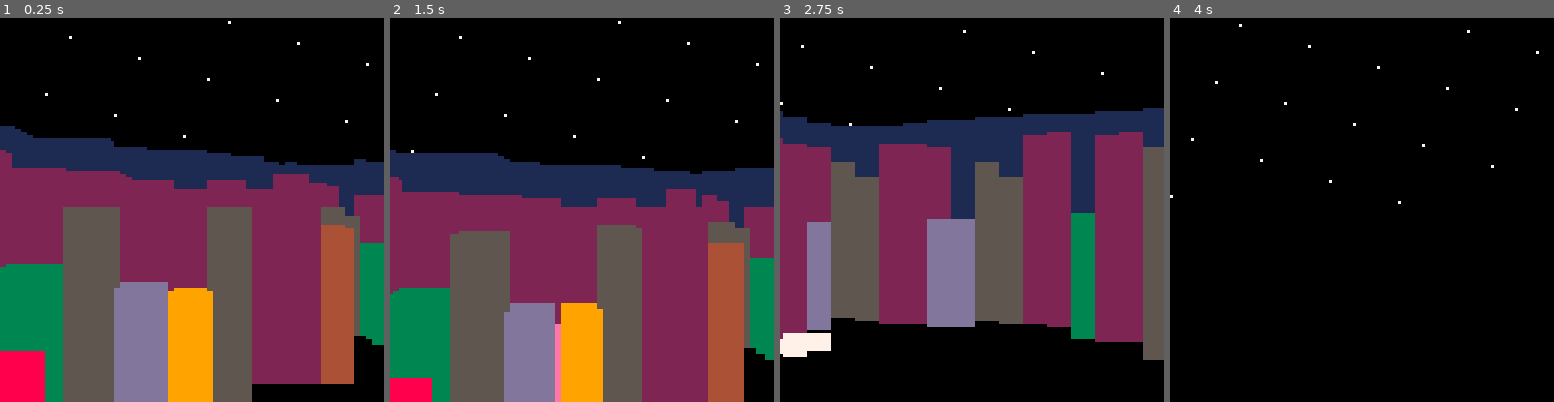
Above: before the commit, frames 1-4 (left to right).
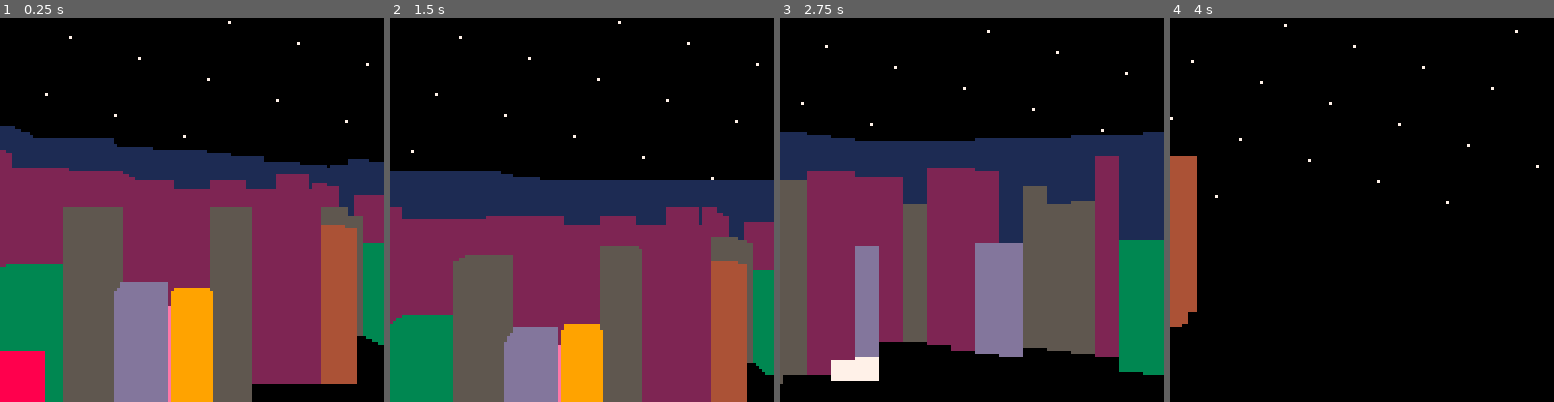
Above: after the commit, the same moments.

Repository: jcwilk/mandel3
Game: PICO-8 cartridge mandel3.p8
Same seed, same stepped clock (60 frames per second), same inputs: the game is played once before the commit and once after it.
Inputs:
- Up to frame 1 (0.25 s): no input
- Up to frame 2 (1.5 s): tap X (X key) at 0.33, 1.07 s; tap O (Z key) at 0.7 s
- Up to frame 3 (2.75 s): hold Right 1.6-2.1 s; tap O (Z key) at 1.7, 2.1, 2.5 s; tap X (X key) at 1.85 s; hold Up 2.15-2.42 s; hold Right from 2.47 s (still down)
- Up to frame 4 (4 s): tap O (Z key) at 2.9, 3.3, 3.7 s; tap X (X key) at 2.97 s; release Right at 3.03 s; hold Left 3.08-3.58 s; hold Down 3.63-3.97 s

The runs differ from the first frame. In frame 1, 1.3% of the frame differs, in the area x 7-99%, y 29-100%; in frame 2, 16%; in frame 3, 52%, in the area x 0-100%, y 3-96%; in frame 4, 3.2%.

Commit message:
Implement progressive version of wall cast
While moving it renders everything at once, while stationary it
continuously loops left to right one pixel column at a time

Diff:
--- a/mandel3.p8
+++ b/mandel3.p8
@@ -80,14 +80,25 @@
   end
 end
 
+progressive_coroutine=false
+first_draw=true
 function _draw()
-  draw_background()
-
-  raycast_walls()
+  if changed_position or first_draw then
+    draw_background()
+    raycast_walls()
+    progressive_coroutine=false
+  else
+    if not progressive_coroutine then
+      progressive_coroutine=cocreate(raycast_walls_progressively)
+    end
+    assert(coresume(progressive_coroutine))
+  end
 
   if debug then
     debug_info()
   end
+
+  first_draw=false
 end
 
 function debug_info()
@@ -124,7 +135,6 @@
 
   local draw_width
   largest_width=0
-  local angle_from_ground = 1/4 - field_of_view/2
 
   if changed_position then
     pixel_columns={}
@@ -139,27 +149,59 @@
     draw_width=128*buffer_manager:skip_ratio()
     draw_width=flr(mid(1,8,draw_width))
     if force_draw_width then
-      draw_width=force_draw_width
+      draw_width=1
     end
     largest_width=max(largest_width,draw_width)
     skipped_columns+=draw_width-1
     calc_screenx=screenx+round((draw_width-1)/2)
+
     if not pixel_columns[calc_screenx] then
       pixel_columns[calc_screenx] = {
-        cofunction=cocreate(raycast_pixel_column),
+        coroutine=cocreate(raycast_pixel_column),
         calc_screenx=calc_screenx,
         screenx=screenx,
         draw_width=draw_width
       }
-      assert(coresume(pixel_columns[calc_screenx].cofunction, pixel_columns[calc_screenx]))
+      assert(coresume(pixel_columns[calc_screenx].coroutine, pixel_columns[calc_screenx]))
     else
       pixel_columns[calc_screenx].draw_width=draw_width
       pixel_columns[calc_screenx].screenx=screenx
-      assert(coresume(pixel_columns[calc_screenx].cofunction))
+      assert(coresume(pixel_columns[calc_screenx].coroutine))
     end
 
     screenx+=draw_width
     buffer_manager.progress_ratio=screenx/128
+  end
+end
+
+function raycast_walls_progressively()
+  local screenx=0
+  pixel_columns={}
+  buffer_manager:reset_state(1)
+
+  while true do
+    if not pixel_columns[screenx] then
+      pixel_columns[screenx] = {
+        coroutine=cocreate(raycast_pixel_column),
+        calc_screenx=screenx,
+        screenx=screenx,
+        draw_width=1
+      }
+      assert(coresume(pixel_columns[screenx].coroutine, pixel_columns[screenx]))
+    else
+      assert(coresume(pixel_columns[screenx].coroutine))
+    end
+
+    screenx+=1
+    if screenx > 127 then
+      screenx=0
+    end
+
+    buffer_manager.progress_ratio+=1/128
+    if not buffer_manager:is_finishable(1/128) then
+      yield()
+      buffer_manager:reset_state(1)
+    end
   end
 end
 
@@ -283,10 +325,22 @@
     return (stat(1)-obj.start_time)/obj.alotted_time + buffer_percent - obj.progress_ratio
   end
 
+  local function is_finishable(obj,additional_progress)
+    local spent_time = stat(1) - obj.start_time
+    -- local remaining_time = obj.alotted_time - spent_time
+    -- local progress_rate = obj.progress_ratio / spent_time
+    -- local additional_time_to_finish = additional_progress / progress_rate
+    -- return remaining_time >= additional_time_to_finish
+    -- v from this ^
+
+    return spent_time <= 0 or obj.alotted_time/spent_time - 1 >= additional_progress / obj.progress_ratio
+  end
+
   return function()
     local obj={
       reset_state=reset_state,
-      skip_ratio=skip_ratio
+      skip_ratio=skip_ratio,
+      is_finishable=is_finishable
     }
     obj:reset_state(1)
     return obj
@@ -295,6 +349,7 @@
 
 cached_grid={}
 function mandelbrot(x, y, current_max_iterations)
+  y=abs(y)
   local key=tostr(x,true)..tostr(y,true)
   if cached_grid[key] then
     return cached_grid[key]
Not shown, changed: index.js
